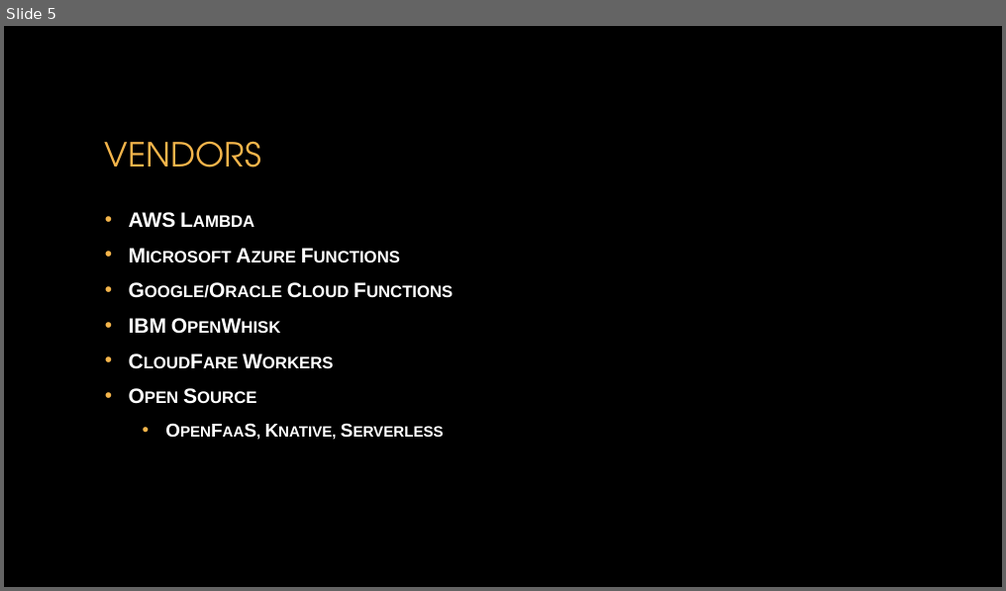
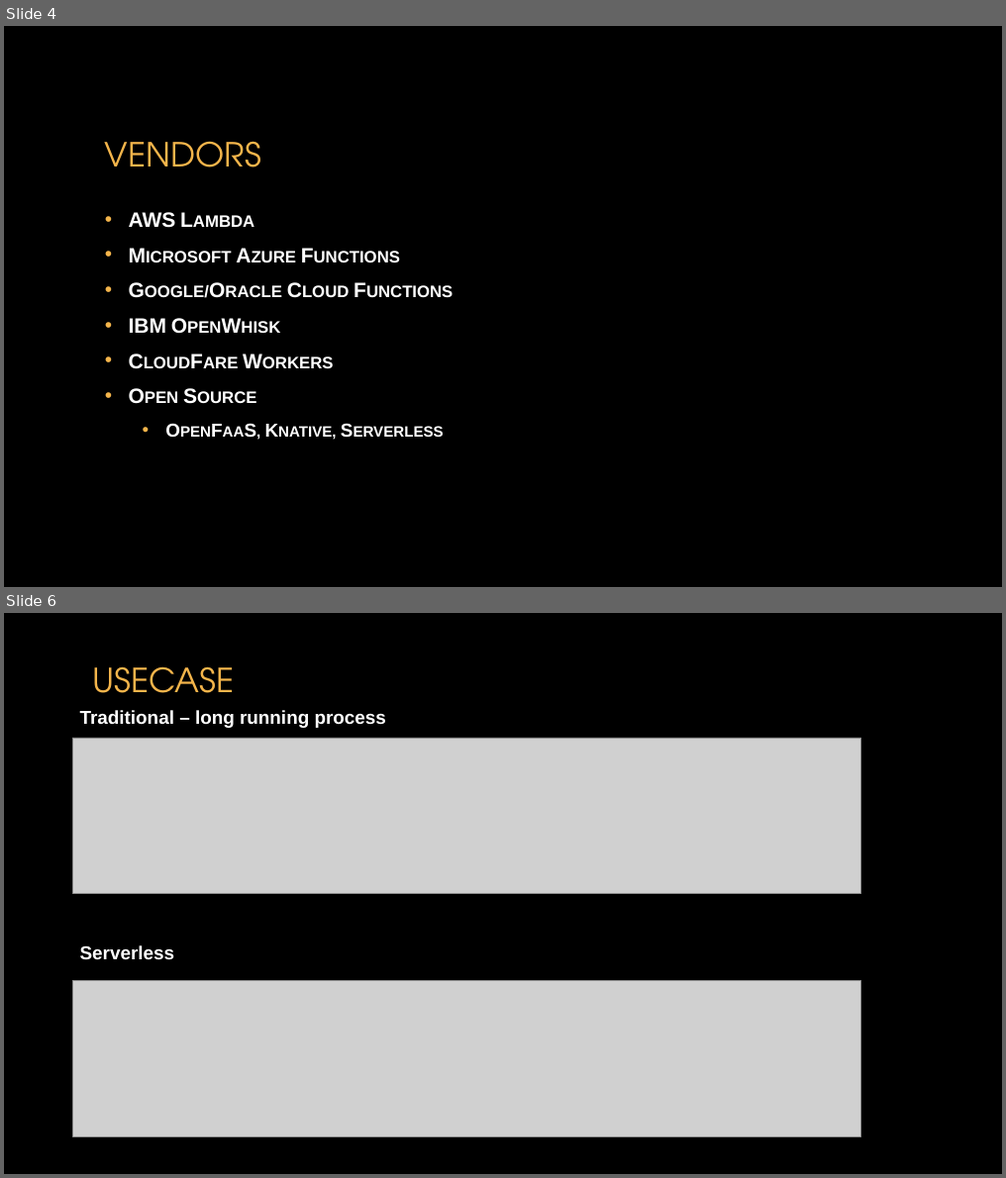
Before and after one commit to itenium-be/Serverless, a slide deck: Serverless.pptx. Shown one above the other, each under a label of ours: slide 5 before the commit, slides 4 and 6 after it; the slides between them are not shown. The pictures are 1006x591 and 1006x1178 pixels, drawn with LibreOffice and Linux fonts; fonts in the diff are those of the drawing; grey boxes stand for pictures; background and template pictures are left out. Boxes give left, top, right and bottom in pixels: in the first picture for what was removed or moved away, otherwise in the second. Text is boxed around its words. In the diff, an @@ line names an element or a change of style, - is before the commit and + after.

```diff
--- a/Serverless.pptx
+++ b/Serverless.pptx
@@ slide 6 added at [4, 613, 1002, 1174], background picture (left out) @@
@@ title added at [92, 666, 234, 693], 32 pt, text #F4B54B @@
+USECASE
@@ text added at [80, 710, 386, 728], 18 pt, text #FFFFFF, bold @@
+Traditional – long running process
@@ picture added at [72, 738, 861, 894] @@
@@ text added at [80, 946, 175, 960], 18 pt, text #FFFFFF, bold @@
+Serverless
@@ picture added at [72, 980, 861, 1137] @@
@@ what was slide 5 is now slide 4 @@
```
Also in this commit, not shown: 3 slides changed, 1 other slide added.
